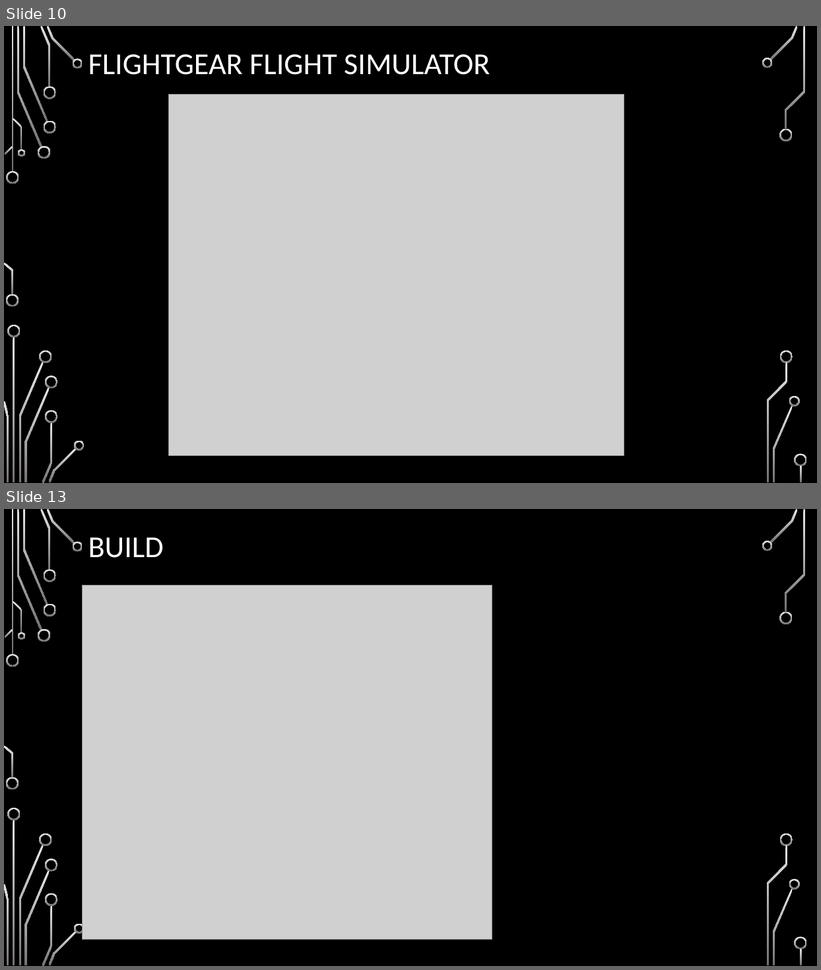
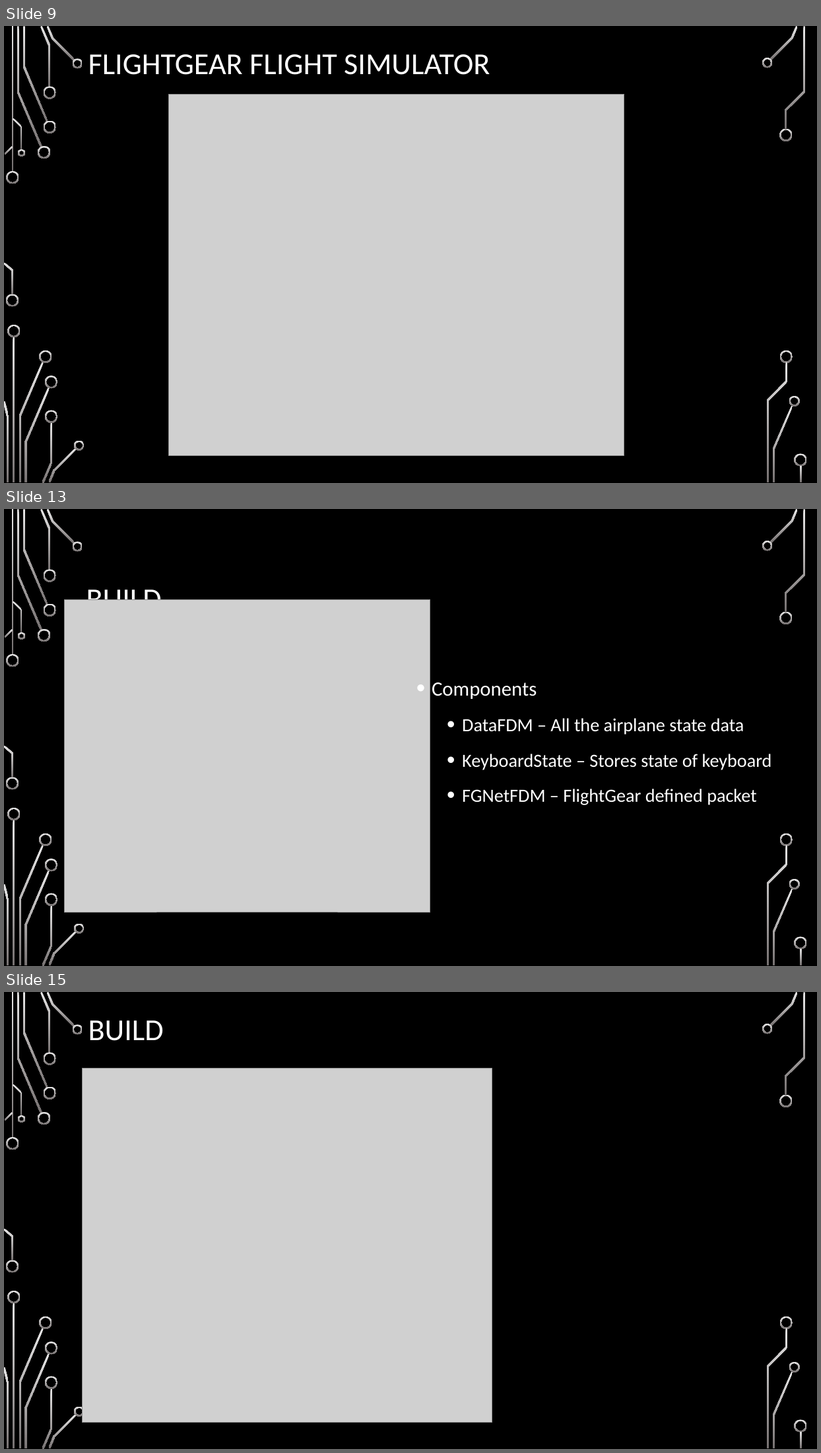
Before and after one commit to chaddw/ECS-Rust-FlightDynamics, a slide deck: Defense.pptx. Shown one above the other, each under a label of ours: slides 10 and 13 before the commit, slides 9, 13 and 15 after it; the slides between them are not shown. The pictures are 821x970 and 821x1453 pixels, drawn with LibreOffice and Linux fonts; fonts in the diff are those of the drawing; grey boxes stand for pictures; background and template pictures are left out. Boxes give left, top, right and bottom in pixels: in the first picture for what was removed or moved away, otherwise in the second. Text is boxed around its words. In the diff, an @@ line names an element or a change of style, - is before the commit and + after.

```diff
--- a/Defense.pptx
+++ b/Defense.pptx
@@ slide 13 added at <box>4,509,817,966</box>, background picture (left out); not listed: 36 template elements that a slide beside it also shows @@
@@ title added at <box>86,584,162,600</box>, 36 pt, text #FFFFFF @@
+BUILD
@@ picture added at <box>64,599,430,912</box> @@
@@ text added at <box>432,683,772,805</box>, 22 pt, text #FFFFFF @@
+• Components
+  • DataFDM – All the airplane state data
+  • KeyboardState – Stores state of keyboard
+  • FGNetFDM – FlightGear defined packet
@@ what was slide 10 is now slide 9 @@
@@ what was slide 13 is now slide 15 @@
```
Also in this commit, not shown: 13 slides changed, 4 other slides added, 2 slides removed.
